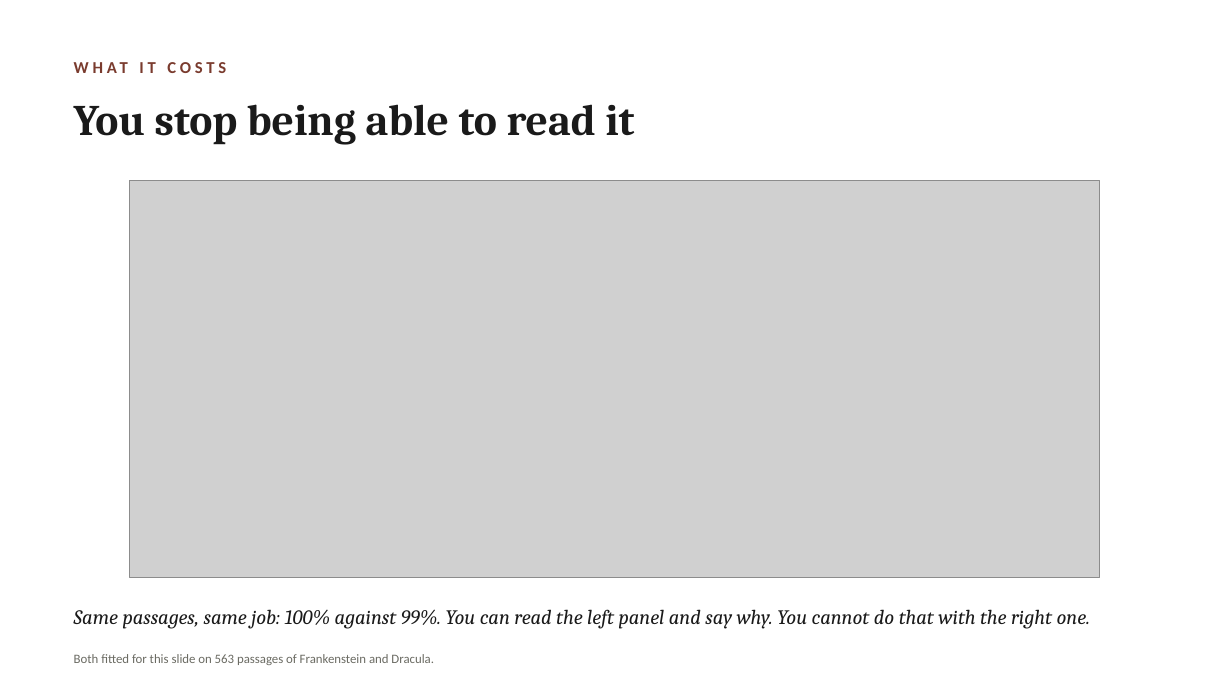
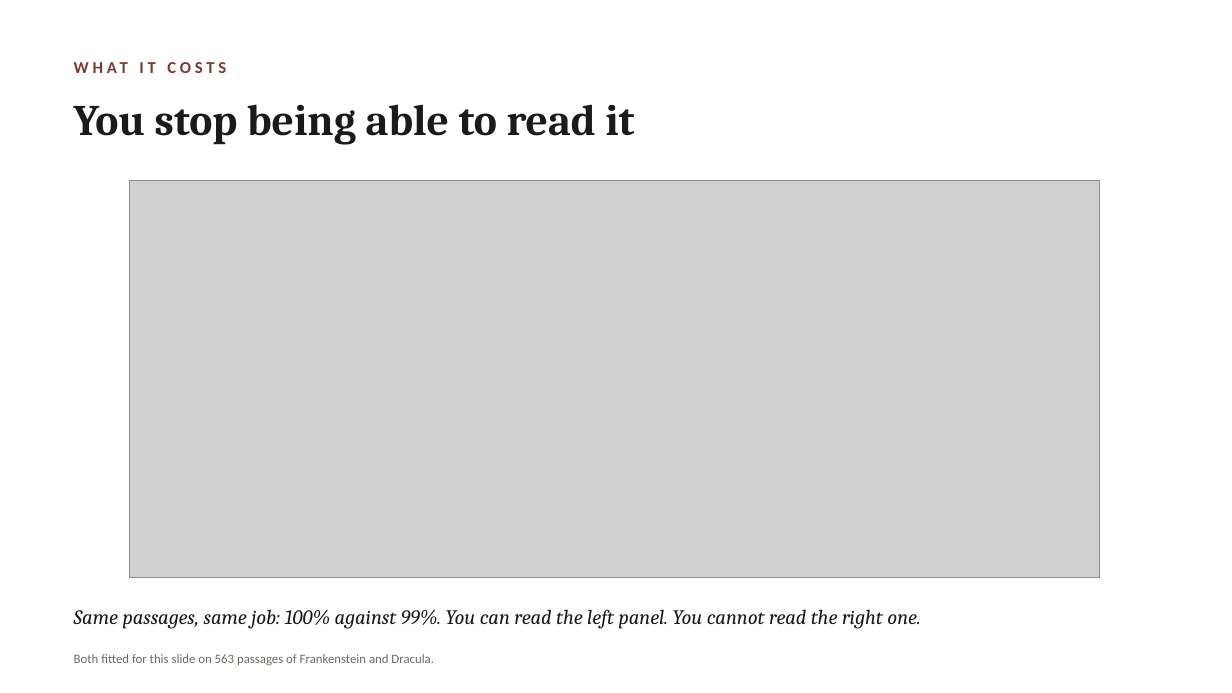
Before and after one commit to lucianli123/culture-as-data-2026, a slide deck: slide 9 of slides/week-04-lecture-draft.pptx. Drawn at 1232x693 pixels with LibreOffice and Linux fonts; fonts in the diff are those of the drawing; grey boxes stand for pictures. Boxes give left, top, right and bottom in pixels: in the first picture for what was removed or moved away, otherwise in the second. Text is boxed around its words. In the diff, an @@ line names an element or a change of style, - is before the commit and + after.

```diff
--- a/slides/week-04-lecture-draft.pptx
+++ b/slides/week-04-lecture-draft.pptx
@@ text at <box>74,609,920,629</box>: text changed @@
-Same passages, same job: 100% against 99%. You can read the left panel and say why. You cannot do that with the right one.
+Same passages, same job: 100% against 99%. You can read the left panel. You cannot read the right one.
```
Also in this commit, not shown: 9 other slides changed, 2 other files.
